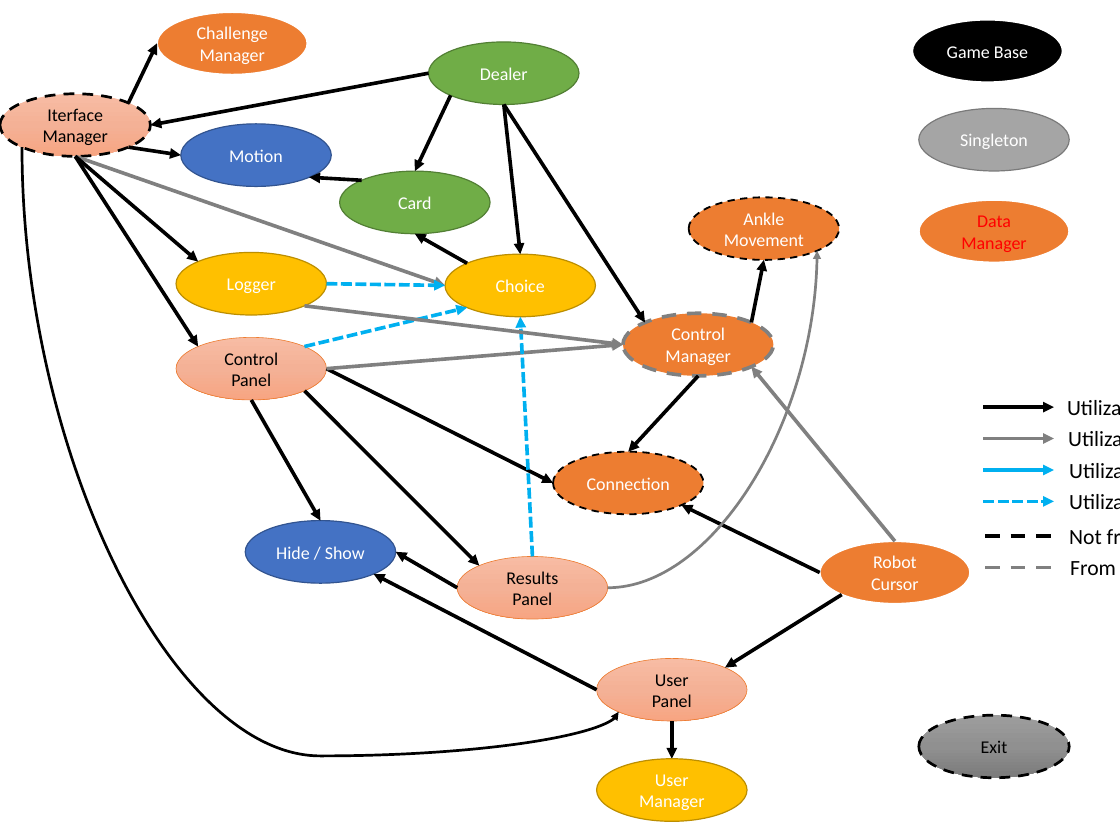
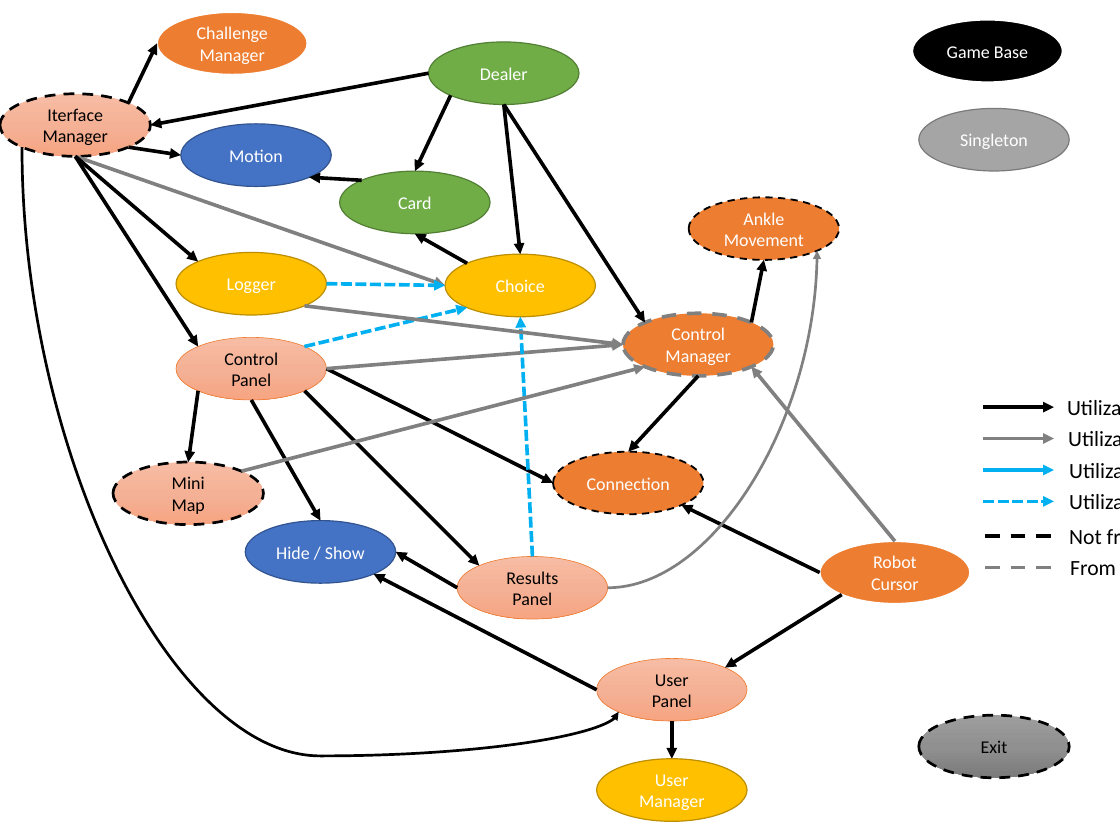
Before and after one commit to ThalesBP/AVC_CardGame, a slide deck: slide 1 of Script Flow.pptx. Drawn at 1120x840 pixels with LibreOffice and Linux fonts; fonts in the diff are those of the drawing. Boxes give left, top, right and bottom in pixels: in the first picture for what was removed or moved away, otherwise in the second. Text is boxed around its words. In the diff, an @@ line names an element or a change of style, - is before the commit and + after.

Commit message:
New Interface: Mini Map Bug Fixed: Elipse to Square and Circle - Ankle Movement near 90 or 270 degree. Logger does not register historic without choices.

```diff
--- a/Script Flow.pptx
+++ b/Script Flow.pptx
@@ ellipse removed at [920,200,1070,262] @@
-Data Manager
@@ arrow added from (241, 471) to (645, 367), #808080 3 pt @@
@@ arrow added from (198, 391) to (188, 462), #000000 3 pt @@
@@ ellipse added at [113,462,263,525], fill gradient #F7BDA5 to #F5B196 to #F8A582, outline #000000 2.25 pt dashed, 14.9 pt, text #000000 @@
+Mini
+Map
```
Also in this commit, not shown: 17 other files.
